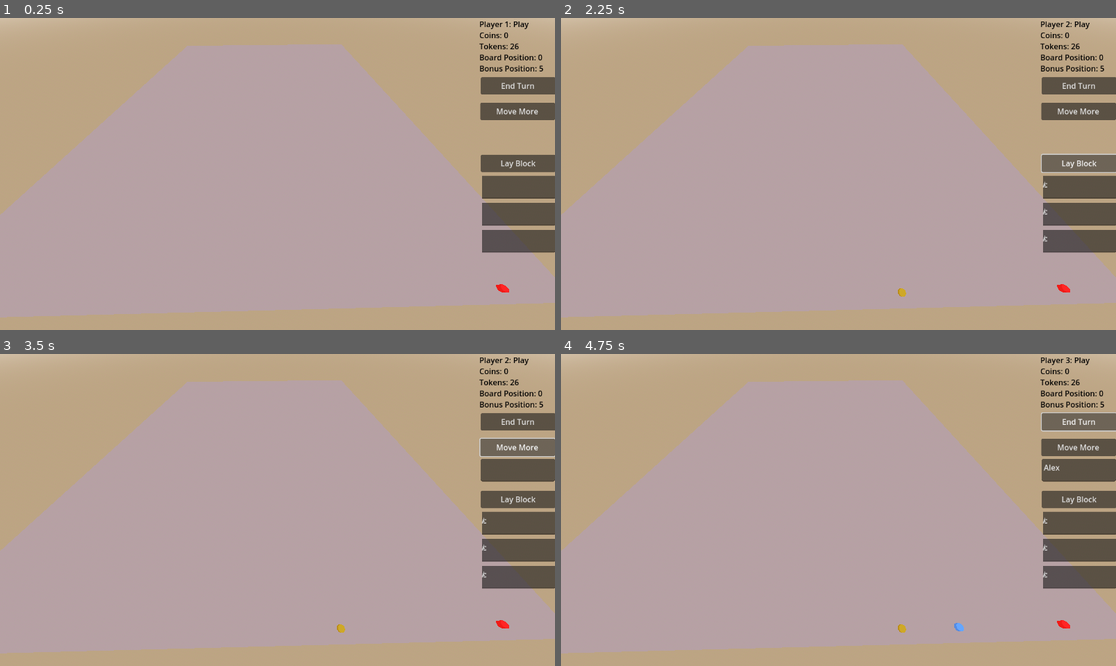
Above: before the commit, frames 1-4 (two rows, left to right).
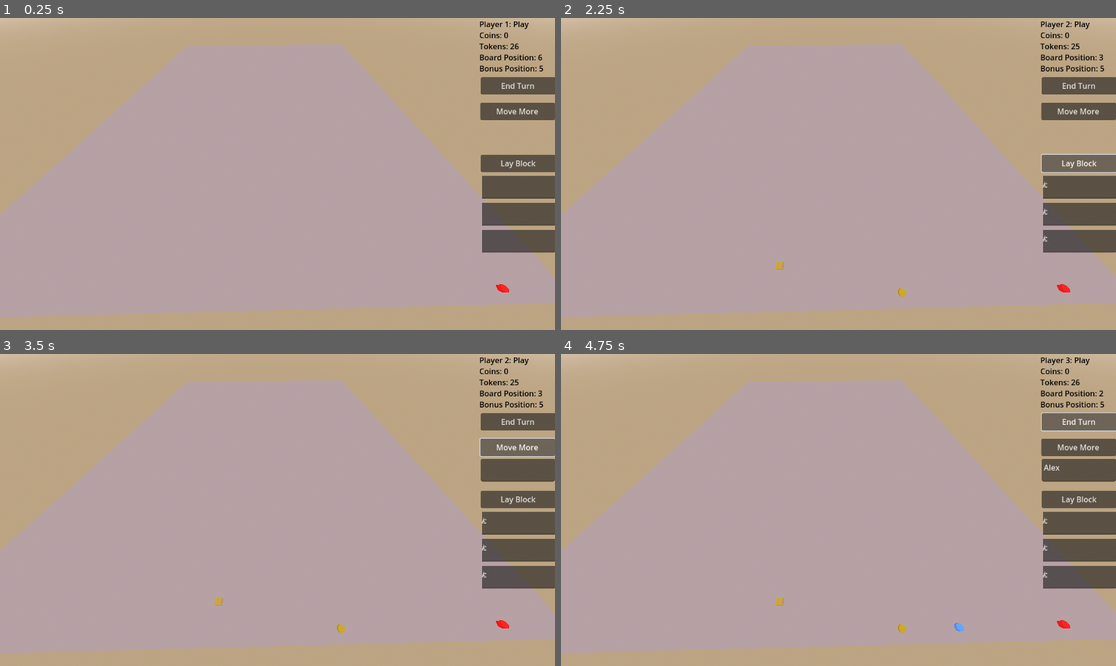
Above: after the commit, the same moments.

Repository: internot169/CasaGrande
Game: Godot game, scene res://main.tscn
Two runs of this game, one before a commit and one after it. Both use one fixed random seed, a clock stepped at 60 frames per second and the inputs below.
Inputs (mouse positions are in pixels of both pictures, inside the frame that each line leads up to):
- Up to frame 1 (0.25 s): no input
- Up to frame 2 (2.25 s): click (1077, 186) at 0.52 s; type "Alex" at 0.6 s; click (1077, 214) at 0.75 s; type "Alex" at 0.83 s; click (1077, 242) at 0.98 s; type "Alex" at 1.07 s; click "End Turn" at 1.25 s; click "Lay Block" at 2 s
- Up to frame 3 (3.5 s): click "Move More" at 2.75 s
- Up to frame 4 (4.75 s): click (1077, 469) at 3.52 s; type "Alex" at 3.6 s; click "End Turn" at 4.25 s

The runs differ from the first frame. In frame 1, less than 0.1% of the frame differs, in the area x 96-98%, y 11-14%; in frame 2, less than 0.1%, in the area x 38-98%, y 8-81%; in frame 3, less than 0.1%; in frame 4, less than 0.1%.
Error before the commit: Invalid type in function 'get_node' in base 'Node3D (board.gd)'. Cannot convert argument 1 from Object to NodePath. (res://board.gd:16)

Commit message:
Created platform laying system

Diff:
--- a/CasaGrande/block.gd
+++ b/CasaGrande/block.gd
@@ -1,9 +1,10 @@
 class_name Block extends Node
 
-var player
+var new_color
+var platform = false
 
 func _process(delta):
 	$MeshInstance3D.get_active_material(0)
 	var mat = StandardMaterial3D.new()
-	mat.set_albedo(player.new_color)
+	mat.set_albedo(new_color)
 	$MeshInstance3D.set_surface_override_material(0, mat)
--- a/CasaGrande/board.gd
+++ b/CasaGrande/board.gd
@@ -12,12 +12,40 @@
 	return get_node(positions[id]).position
 
 func lay_block(x, y, z):
-	blocks[x][y][z] = load("res:block.gd")
-	get_node(blocks[x][y][z]).player = get_node("../GameManager").curr_player
+	var block = load("res://block.tscn").instantiate()
+	get_tree().get_root().add_child(block)
+	blocks[x][y][z] = block
+	block.new_color = get_node("../GameManager").curr_player.new_color
+
+	block.position = Vector3(x + 4, y, z + 4)
+
+	get_node("../GameManager").curr_player.tokens_left -= 1
+
+	if(lay_platform(x,y,z)):
+		get_node("../GameManager").curr_player.money += 3
 
 func lay_platform(x, y, z):
-	get_node("../GameManager").curr_player.money += 3
-	get_node("../GameManager").curr_player.tokens_left -= 1
+	if(x >= 3):
+		if((blocks[x][y][z] != null) && (blocks[x-3][y][z] != null) && !blocks[x-3][y][z].platform && !blocks[x][y][z].platform):
+			blocks[x][y][z].platform = true
+			blocks[x-3][y][z].platform = true
+			return true
+	elif(x <= width - 3):
+		if((blocks[x][y][z] != null) && (blocks[x+3][y][z] != null) && !blocks[x+3][y][z].platform && !blocks[x][y][z].platform):
+			blocks[x][y][z].platform = true
+			blocks[x+3][y][z].platform = true
+			return true
+	elif(y >= 3):
+		if((blocks[x][y][z] != null) && (blocks[x][y-3][z] != null) && !blocks[x][y][z].platform && !blocks[x][y-3][z].platform):
+			blocks[x][y][z].platform = true
+			blocks[x+3][y][z].platform = true
+			return true
+	elif(y <= width - 3):
+		if((blocks[x][y][z] != null) && (blocks[x][y+3][z] != null) && !blocks[x][y][z].platform && !blocks[x][y+3][z].platform):
+			blocks[x][y][z].platform = true
+			blocks[x+3][y][z].platform = true
+			return true
+	return false
 
 func _ready():
 	for i in width:
--- a/CasaGrande/game_manager.gd
+++ b/CasaGrande/game_manager.gd
@@ -9,6 +9,10 @@
 @export
 var players = []
 var curr_player
+var player_text
+
+func _process(delta):
+	$UI.display_player(curr_player, player_text)
 
 func switch_turn():
 	var text = ""
@@ -32,6 +36,7 @@
 		player_path = players[0]
 
 	curr_player = get_node(player_path)
+	player_text = text
 
 	$UI.display_player(curr_player, text)
 	turn()
@@ -53,6 +58,8 @@
 	curr_player.board_position = (curr_player.board_position + spaces) % 20
 	curr_player.position = get_node("../Board").get_pos(curr_player.board_position)
 
+	curr_player.check_corner()
+
 # Called when the node enters the scene tree for the first time.
 func _ready():
 	switch_turn()
--- a/CasaGrande/token.gd
+++ b/CasaGrande/token.gd
@@ -19,3 +19,7 @@
 	$MeshInstance3D.set_surface_override_material(0, mat)
 
 	position = get_node("../Board").get_pos(0)
+
+func check_corner():
+	if(board_position == 0 || board_position == 5 || board_position == 10 || board_position == 15):
+		money += 3
--- a/CasaGrande/ui.gd
+++ b/CasaGrande/ui.gd
@@ -21,7 +21,6 @@
 	label.text += "\nTokens: " + str(p.tokens_left)
 	label.text += "\nBoard Position: " + str(p.board_position)
 	label.text += "\nBonus Position: " + str(p.bonus_position)
-
 
 func _on_button_pressed():
 	get_node("..").switch_turn()
--- a/CasaGrande/ui.tscn
+++ b/CasaGrande/ui.tscn
@@ -43,6 +43,7 @@
 "
 
 [node name="TextEdit" type="TextEdit" parent="LayBlock"]
+layout_mode = 0
 offset_left = 2.0
 offset_top = 44.0
 offset_right = 635.0
@@ -50,6 +51,7 @@
 scale = Vector2(0.24, 1)
 
 [node name="TextEdit2" type="TextEdit" parent="LayBlock"]
+layout_mode = 0
 offset_left = 2.0
 offset_top = 100.0
 offset_right = 635.0
@@ -57,6 +59,7 @@
 scale = Vector2(0.24, 1)
 
 [node name="TextEdit3" type="TextEdit" parent="LayBlock"]
+layout_mode = 0
 offset_left = 2.0
 offset_top = 156.0
 offset_right = 635.0
